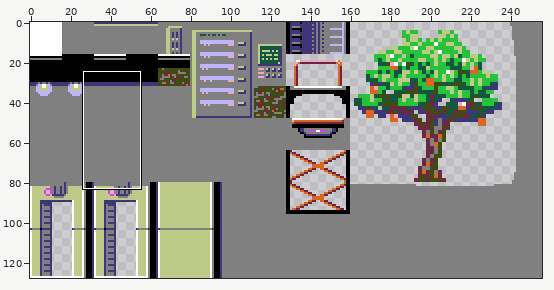
Two versions of one sprite sheet, resources/tilesets/level0.png. Above: a wide view before the commit, with the close-up outlined.
Close-up. Before:
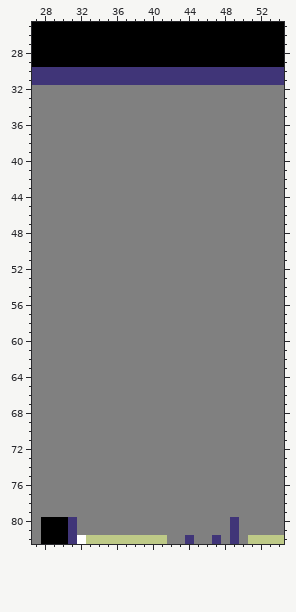
The file is 256x128 pixels. Colours within 5 levels of each other are drawn and written as one. Shown: x 27..54, y 25..82.
New version:
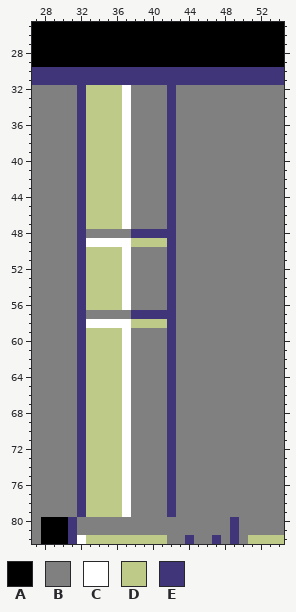
Palette (. is transparent): A #000000  B #808080  C #ffffff  D #beca87  E #403578
What changed:
@@ x 30..44 @@
 31 EEEEEEEEEEEEEEE
-32 BBBBBBBBBBBBBBB
-33 BBBBBBBBBBBBBBB
-34 BBBBBBBBBBBBBBB
-35 BBBBBBBBBBBBBBB
-36 BBBBBBBBBBBBBBB
-37 BBBBBBBBBBBBBBB
-38 BBBBBBBBBBBBBBB
-39 BBBBBBBBBBBBBBB
-40 BBBBBBBBBBBBBBB
-41 BBBBBBBBBBBBBBB
-42 BBBBBBBBBBBBBBB
-43 BBBBBBBBBBBBBBB
-44 BBBBBBBBBBBBBBB
-45 BBBBBBBBBBBBBBB
-46 BBBBBBBBBBBBBBB
-47 BBBBBBBBBBBBBBB
-48 BBBBBBBBBBBBBBB
-49 BBBBBBBBBBBBBBB
-50 BBBBBBBBBBBBBBB
-51 BBBBBBBBBBBBBBB
-52 BBBBBBBBBBBBBBB
-53 BBBBBBBBBBBBBBB
-54 BBBBBBBBBBBBBBB
-55 BBBBBBBBBBBBBBB
-56 BBBBBBBBBBBBBBB
-57 BBBBBBBBBBBBBBB
-58 BBBBBBBBBBBBBBB
-59 BBBBBBBBBBBBBBB
-60 BBBBBBBBBBBBBBB
-61 BBBBBBBBBBBBBBB
-62 BBBBBBBBBBBBBBB
-63 BBBBBBBBBBBBBBB
-64 BBBBBBBBBBBBBBB
-65 BBBBBBBBBBBBBBB
-66 BBBBBBBBBBBBBBB
-67 BBBBBBBBBBBBBBB
-68 BBBBBBBBBBBBBBB
-69 BBBBBBBBBBBBBBB
-70 BBBBBBBBBBBBBBB
-71 BBBBBBBBBBBBBBB
-72 BBBBBBBBBBBBBBB
-73 BBBBBBBBBBBBBBB
-74 BBBBBBBBBBBBBBB
-75 BBBBBBBBBBBBBBB
-76 BBBBBBBBBBBBBBB
-77 BBBBBBBBBBBBBBB
-78 BBBBBBBBBBBBBBB
-79 BBBBBBBBBBBBBBB
+32 BBEDDDDCBBBBEBB
+33 BBEDDDDCBBBBEBB
+34 BBEDDDDCBBBBEBB
+35 BBEDDDDCBBBBEBB
+36 BBEDDDDCBBBBEBB
+37 BBEDDDDCBBBBEBB
+38 BBEDDDDCBBBBEBB
+39 BBEDDDDCBBBBEBB
+40 BBEDDDDCBBBBEBB
+41 BBEDDDDCBBBBEBB
+42 BBEDDDDCBBBBEBB
+43 BBEDDDDCBBBBEBB
+44 BBEDDDDCBBBBEBB
+45 BBEDDDDCBBBBEBB
+46 BBEDDDDCBBBBEBB
+47 BBEDDDDCBBBBEBB
+48 BBEBBBBBEEEEEBB
+49 BBECCCCCDDDDEBB
+50 BBEDDDDCBBBBEBB
+51 BBEDDDDCBBBBEBB
+52 BBEDDDDCBBBBEBB
+53 BBEDDDDCBBBBEBB
+54 BBEDDDDCBBBBEBB
+55 BBEDDDDCBBBBEBB
+56 BBEDDDDCBBBBEBB
+57 BBEBBBBBEEEEEBB
+58 BBECCCCCDDDDEBB
+59 BBEDDDDCBBBBEBB
+60 BBEDDDDCBBBBEBB
+61 BBEDDDDCBBBBEBB
+62 BBEDDDDCBBBBEBB
+63 BBEDDDDCBBBBEBB
+64 BBEDDDDCBBBBEBB
+65 BBEDDDDCBBBBEBB
+66 BBEDDDDCBBBBEBB
+67 BBEDDDDCBBBBEBB
+68 BBEDDDDCBBBBEBB
+69 BBEDDDDCBBBBEBB
+70 BBEDDDDCBBBBEBB
+71 BBEDDDDCBBBBEBB
+72 BBEDDDDCBBBBEBB
+73 BBEDDDDCBBBBEBB
+74 BBEDDDDCBBBBEBB
+75 BBEDDDDCBBBBEBB
+76 BBEDDDDCBBBBEBB
+77 BBEDDDDCBBBBEBB
+78 BBEDDDDCBBBBEBB
+79 BBEDDDDCBBBBEBB
 80 AEBBBBBBBBBBBBB
